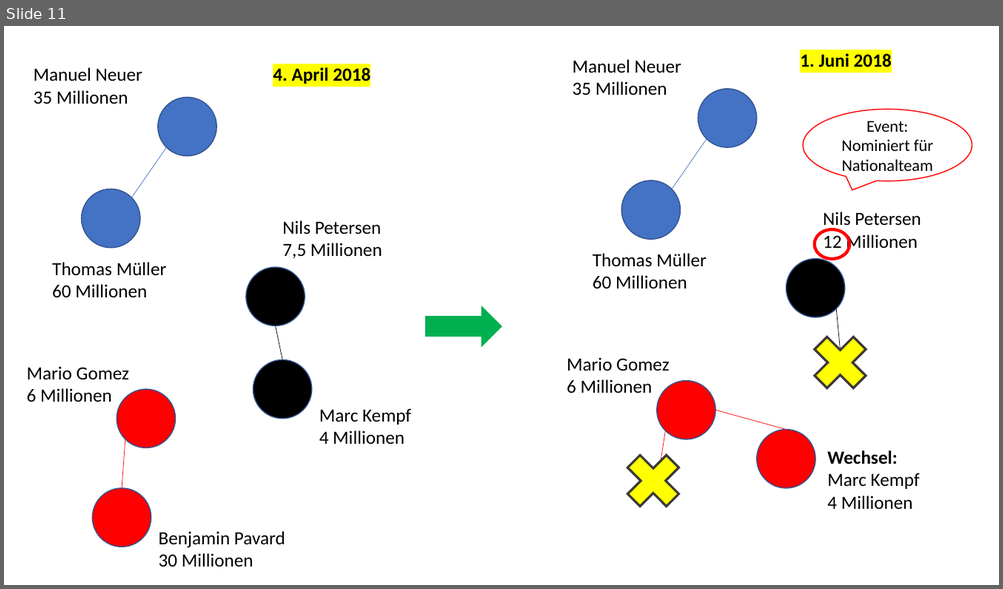
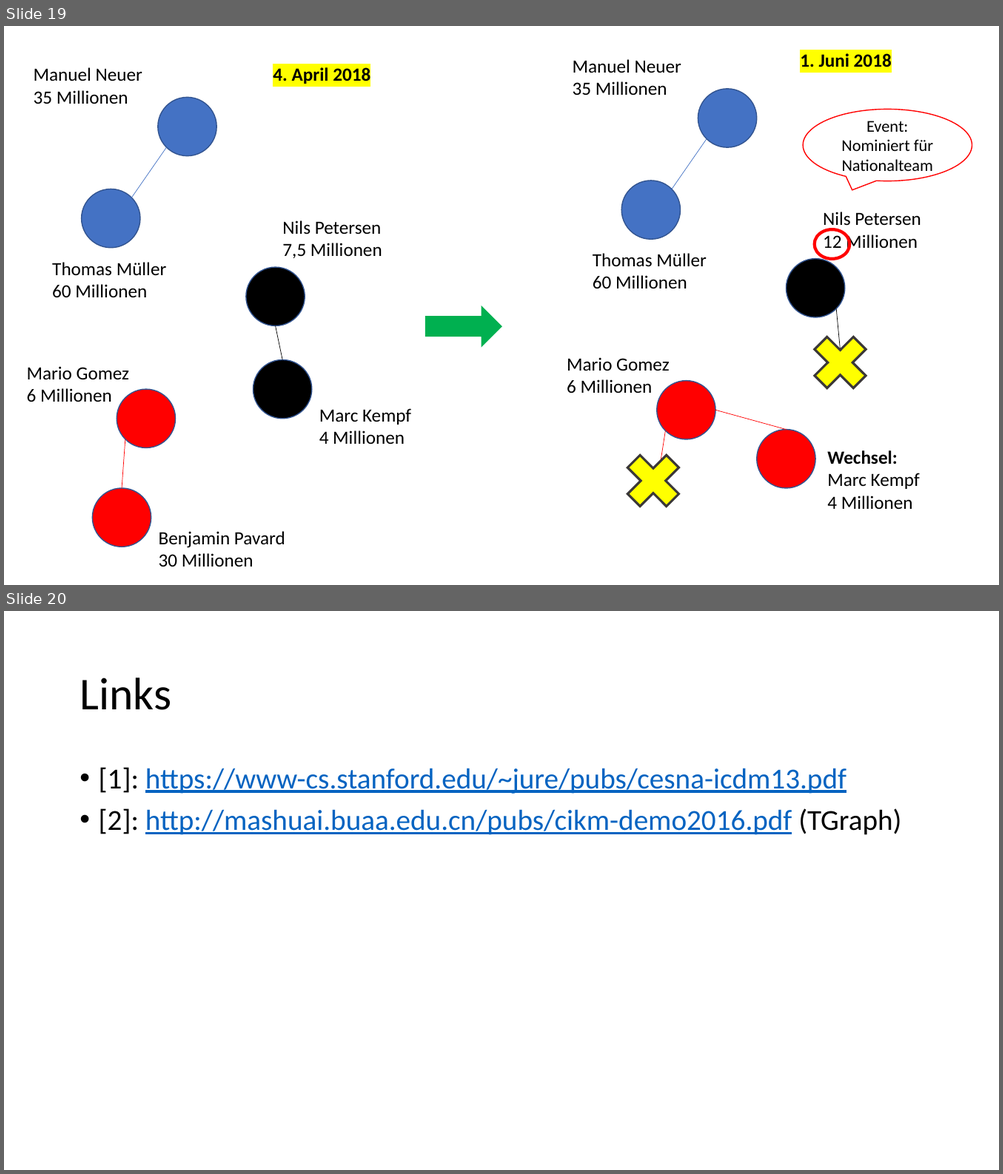
Before and after one commit to johnsonaux/temporale-graphen, a slide deck: Bewertungsmatrix.pptx. Shown one above the other, each under a label of ours: slide 11 before the commit, slides 19 and 20 after it. The pictures are 1003x589 and 1003x1174 pixels, drawn with LibreOffice and Linux fonts; fonts in the diff are those of the drawing. Boxes give left, top, right and bottom in pixels: in the first picture for what was removed or moved away, otherwise in the second. Text is boxed around its words. In the diff, an @@ line names an element or a change of style, - is before the commit and + after.

```diff
--- a/Bewertungsmatrix.pptx
+++ b/Bewertungsmatrix.pptx
@@ slide 20 added at bbox=[4, 611, 999, 1170], background #FFFFFF @@
@@ title added at bbox=[79, 678, 171, 710], 44 pt, text #000000 @@
+Links
@@ text added at bbox=[99, 767, 901, 835], 28 pt, text #0563C1, underline @@
+• [1]: https://www-cs.stanford.edu/~jure/pubs/cesna-icdm13.pdf
+• [2]: http://mashuai.buaa.edu.cn/pubs/cikm-demo2016.pdf (TGraph)
@@ what was slide 11 is now slide 19 @@
```
Also in this commit, not shown: 1 slide changed, 8 other slides added, 2 other files.
